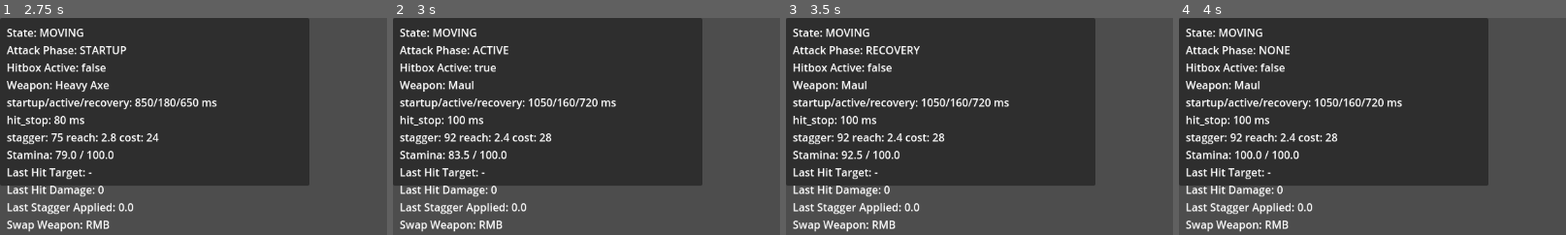
Above: before the commit, frames 1-4 (left to right).
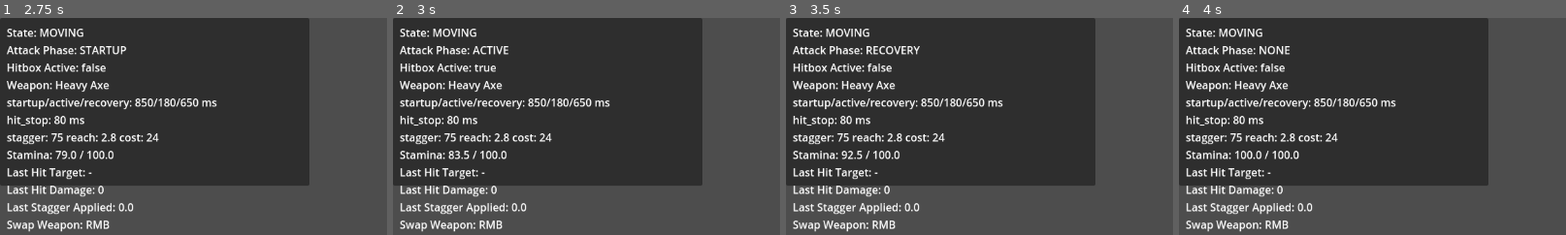
Above: after the commit, the same moments.

Repository: CS-Builder1/Archaic-Quest
Game: Godot game, scene res://scenes/world/OuterCaldera.tscn
The game is run twice, just before and just after one commit, with the same random seed, the same clock (stepped at 60 frames per second) and the same inputs.
Inputs (mouse positions are % of the whole screen's width and height, from its top left):
- Up to frame 1 (2.75 s): tap Enter at 0.5, 2 s; move the mouse to (72, 45) at 0.52 s; hold D (move_right) 0.53-1.28 s; tap Space (dodge) at 0.6, 1.25 s; move the mouse to (30, 55) at 1.27 s; hold S (move_down) 1.28-2.03 s; tap F (interact) at 1.35 s; move the mouse to (60, 28) at 2.02 s; hold D (move_right) from 2.03 s (still down); click (60, 28) at 2.1 s
- Up to frame 2 (3 s): tap Space (dodge) at 2.75 s; move the mouse to (45, 70) at 2.77 s; release D (move_right) at 2.78 s; hold W (move_up) from 2.78 s (still down); right-click (45, 70) at 2.85 s
- Up to frame 3 (3.5 s): keep holding W (move_up)
- Up to frame 4 (4 s): move the mouse to (80, 65) at 3.52 s; release W (move_up) at 3.53 s; hold A (move_left) from 3.53 s (still down); tap Space (dodge) at 3.6 s
The pictures show only the part of the screen within x 0-50%, y 0-50%; the shares and areas given below are measured in that part.

Frame 1 is identical in both runs. In frame 2, 1.3% of the frame differs, in the area x 13-58%, y 29-58%; in frame 3, 1.3%; in frame 4, 1.3%.

Commit message:
Fix weapon swap and hit-stop safety in PlayerController

Diff:
--- a/scripts/player/PlayerController.gd
+++ b/scripts/player/PlayerController.gd
@@ -28,6 +28,7 @@
 var last_hit_target: String = "-"
 var last_hit_damage: int = 0
 var last_stagger_applied: float = 0.0
+var attack_weapon: Dictionary = {}
 
 func _ready() -> void:
 	weapons = WeaponLibrary.load_barbarian_weapons()
@@ -45,7 +46,7 @@
 		get_tree().reload_current_scene()
 
 func _handle_weapon_swap_intent() -> void:
-	if input_intent.wants_secondary and weapons.size() >= 2:
+	if attack_phase == "NONE" and input_intent.wants_secondary and weapons.size() >= 2:
 		active_weapon_index = (active_weapon_index + 1) % weapons.size()
 		_configure_attack_shape()
 
@@ -89,13 +90,13 @@
 func _try_start_attack() -> void:
 	if attack_phase != "NONE":
 		return
-	var weapon := _get_active_weapon()
-	if weapon.is_empty():
+	attack_weapon = _get_active_weapon().duplicate(true)
+	if attack_weapon.is_empty():
 		return
-	if !stamina.spend(float(weapon.get("resource_cost", 0))):
+	if !stamina.spend(float(attack_weapon.get("resource_cost", 0))):
 		return
 	attack_phase = "STARTUP"
-	attack_timer = float(weapon.get("startup_ms", 0)) / 1000.0
+	attack_timer = float(attack_weapon.get("startup_ms", 0)) / 1000.0
 	last_hit_target = "-"
 	last_hit_damage = 0
 	last_stagger_applied = 0.0
@@ -106,38 +107,41 @@
 	attack_timer -= delta
 	if attack_timer > 0.0:
 		return
-	var weapon := _get_active_weapon()
 	if attack_phase == "STARTUP":
 		attack_phase = "ACTIVE"
-		attack_timer = float(weapon.get("active_ms", 0)) / 1000.0
+		attack_timer = float(attack_weapon.get("active_ms", 0)) / 1000.0
 		hitbox_active = true
 		attack_collision.disabled = false
 		active_window_hit_targets.clear()
 		_resolve_hits()
 	elif attack_phase == "ACTIVE":
 		attack_phase = "RECOVERY"
-		attack_timer = float(weapon.get("recovery_ms", 0)) / 1000.0
+		attack_timer = float(attack_weapon.get("recovery_ms", 0)) / 1000.0
 		hitbox_active = false
 		attack_collision.disabled = true
 	elif attack_phase == "RECOVERY":
 		attack_phase = "NONE"
+		attack_weapon = {}
 
 func _resolve_hits() -> void:
-	var weapon := _get_active_weapon()
 	for body in attack_area.get_overlapping_areas():
 		if body is HurtboxComponent:
 			var target_name := body.get_parent().name if body.get_parent() else body.name
 			if active_window_hit_targets.has(target_name):
 				continue
 			active_window_hit_targets[target_name] = true
-			var stagger_amount := float(weapon.get("stagger_value", 0))
+			var stagger_amount := float(attack_weapon.get("stagger_value", 0))
 			body.apply_hit(base_damage, stagger_amount, self)
 			last_hit_target = target_name
 			last_hit_damage = base_damage
 			last_stagger_applied = stagger_amount
 			Engine.time_scale = 0.05
-			await get_tree().create_timer(float(weapon.get("hit_stop_ms", 0)) / 1000.0, true, false, true).timeout
+			await get_tree().create_timer(float(attack_weapon.get("hit_stop_ms", 0)) / 1000.0, true, false, true).timeout
 			Engine.time_scale = 1.0
+
+func _exit_tree() -> void:
+	Engine.time_scale = 1.0
+
 
 func _set_weapon_by_id(weapon_id: String) -> void:
 	for i in range(weapons.size()):
